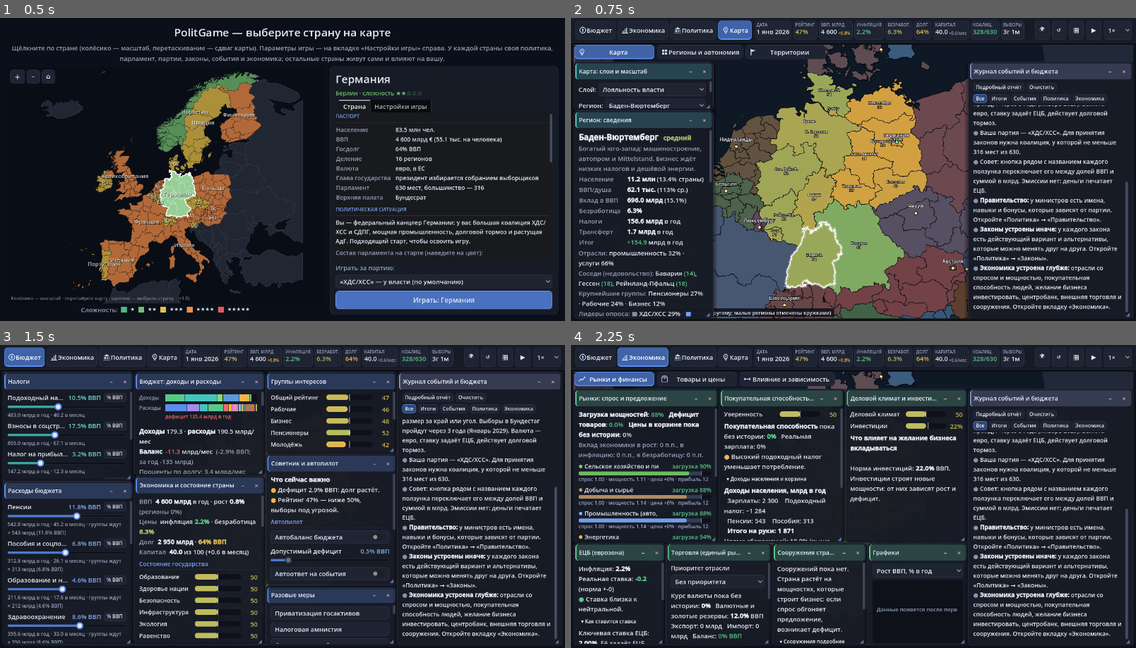
Above: before the commit, frames 1-4 (two rows, left to right).
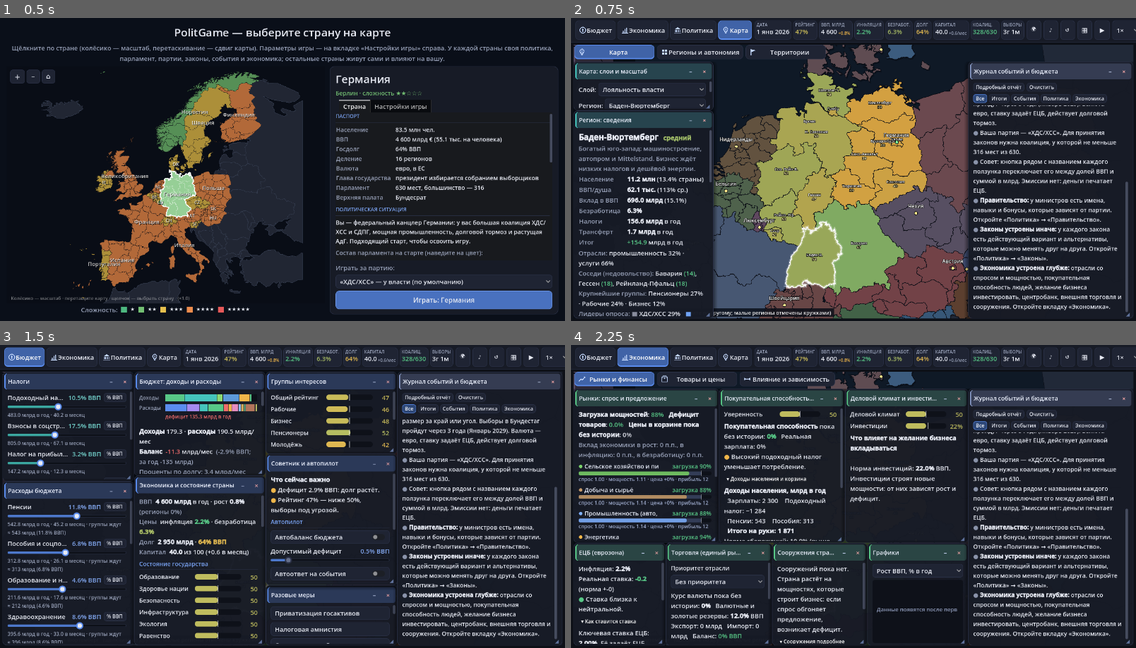
Above: after the commit, the same moments.

Repository: Maks46921/Myrep
Game: Godot game, scene res://main.tscn
Same seed, same stepped clock (60 frames per second), same inputs: the game is played once before the commit and once after it.
Inputs:
- Up to frame 1 (0.5 s): no input
- Up to frame 2 (0.75 s): click "Играть: Германия" at 0.5 s
- Up to frame 3 (1.5 s): click "Бюджет" at 1.25 s
- Up to frame 4 (2.25 s): click "Экономика" at 2 s

Frame 1 is identical in both runs. In frame 2, 0.1% of the frame differs, in the area x 80-100%, y 0-8%; in frame 3, 0.1%, in the area x 35-100%, y 0-25%; in frame 4, 0.1%.

Commit message:
v35: procedural music and sfx, audio settings

Diff:
--- a/main.gd
+++ b/main.gd
@@ -469,6 +469,12 @@
 	opt_choice(box, "Требования регионов", "Регионы с растущим недовольством сами выдвигают требования об автономии (их можно принять или отклонить). «Нет» — регионы молчат, всё решаете вы.", ["Нет", "Да"], clampi(int(game_opts["fedev"]), 0, 1), func(i: int) -> void: game_opts["fedev"] = i)
 	opt_choice(box, "Живая демография (религии, миграция)", "«Да» — религиозный состав и миграция меняются сами (рождаемос …(208 unchanged characters)…
 	opt_choice(box, "Давление партнёров", "Другие страны сами вводят пошлины, предлагают соглашения, поднимают цены на энергию и просят помощи.", ["Нет", "Да"], clampi(int(game_opts["exev"]), 0, 1), func(i: int) -> void: game_opts["exev"] = i)
+	opt_slider(box, "Громкость музыки", "Спокойная фоновая музыка. 0 — выключена. Свои треки (*.ogg) можно положить в папку audio/music проекта.", 0.0, 1.0, 0.05, float(game_opts.get("music", 0.45)), func(x: float) -> String: return "%.0f%%" % (x * 100.0), func(x: float) -> void:
+		game_opts["music"] = x
+		audio_apply_volume())
+	opt_slider(box, "Громкость звуков", "Тихие звуки интерфейса: события, выборы, принятые и проваленные законы.", 0.0, 1.0, 0.05, float(game_opts.get("sfx", 0.6)), func(x: float) -> String: return "%.0f%%" % (x * 100.0), func(x: float) -> void:
+		game_opts["sfx"] = x
+		audio_apply_volume())
 	opt_slider(box, "Стартовый политический капитал", "Запас капитала для коалиций, законов и действий в первый месяц.", 0.3, 3.0, 0.1, float(game_opts["cap"]), fmt_mult, func(x: float) -> void: game_opts["cap"] = x)
 	menu_title(box, "Воспроизводимость и интерфейс")
 	opt_row(box, "Зерно случайности", "Одно и то же число даёт одну и ту же последовательность случайных событий. Пусто — каждый раз по-разному.")
@@ -731,6 +737,7 @@
 		randomize()
 	set_anchors_and_offsets_preset(Control.PRESET_FULL_RECT)
 	theme = make_theme()
+	audio_init()
 	var win := get_window()
 	win.min_size = Vector2i(1340, 700)
 	if DisplayServer.get_name() != "headless":
--- a/scripts/logic/aiparty.gd
+++ b/scripts/logic/aiparty.gd
@@ -924,6 +924,7 @@
 	bills.erase(b)
 	if not ok:
 		log_tag("ЗАКОНОПРОЕКТ", COL_BAD, "законопроект «%s» провален в парламенте. Взнос потерян." % topic["name"])
+		sfx("bad")
 	refresh()
 
 
--- a/scripts/logic/coalition.gd
+++ b/scripts/logic/coalition.gd
@@ -442,6 +442,7 @@
 		conc[p] = float(conc.get(p, 0.0)) * 0.93
 		if cur < SAT_LEAVE:
 			remove_member(p)
+			sfx("bad")
 			warned[p] = false
 			log_line("[color=%s]%s вышла из правящей коалиции: довольство упало до %.0f (%s). Её министерства вернулись вашей партии.[/color]" % [COL_BAD, PARTY_NAMES[p], cur, sat_reason(p)])
 			continue
--- a/scripts/logic/events.gd
+++ b/scripts/logic/events.gd
@@ -133,6 +133,7 @@
 		log_tag("НАБЛЮДАТЕЛЬ", COL_TEAL, "%s — ИИ выбрал: «%s»." % [coal_text(String(current_event["t"])).replace("{r}", String(REGIONS[event_region]["name"]) if event_region >= 0 else ""), coal_text(String(current_event["o"][ai_i]["l"]))])
 		choose(ai_i)
 		return
+	sfx("event")
 	var text: String = String(current_event["t"])
 	if event_region >= 0:
 		text = text.replace("{r}", REGIONS[event_region]["name"])
--- a/scripts/logic/laws.gd
+++ b/scripts/logic/laws.gd
@@ -59,6 +59,10 @@
 
 func rid_of(tid: String) -> String:
 	return ""
+
+
+func sfx(name: String) -> void:
+	pass
 
 
 # --- конец заглушек ---
@@ -532,6 +536,8 @@
 	law_cd[tid] = 24 if is_fund(tid) else 12
 	radical_enact(tid, idx, old_rid0)
 	recompute_mods()
+	if vote_sponsor == 0:
+		sfx("good")
 	log_tag("ЗАКОН", COL_GOOD, "%s%s — «%s»: %s → [b]%s[/b] [color=%s](за %d, против %d; политкапитал -%.0f)[/color]. %s" % [
 		date_text(), "" if vote_sponsor == 0 else " (правительство «%s»)" % PARTY_NAMES[vote_sponsor], topic["name"], old_v["n"], new_v["n"], COL_DIM, v["yes"], v["no"], cost, new_v["d"]])
 	refresh()
--- a/scripts/state/state.gd
+++ b/scripts/state/state.gd
@@ -5,7 +5,7 @@
 static var pending_party := 0
 
 # Настройки новой игры (задаются в меню перед стартом и не меняются во время игры; переживают перезагрузку сцены)
-static var game_opts := {"agents": true, "k": 0, "seed": 0, "ev": 1.0, "news": 1.0, "econ": 1, "volat": 1.0, "cap": 1.0, "detail": false, "fedev": 1, "socev": 1, "exev": 1, "observer": false}
+static var game_opts := {"agents": true, "k": 0, "seed": 0, "ev": 1.0, "news": 1.0, "econ": 1, "volat": 1.0, "cap": 1.0, "detail": false, "fedev": 1, "socev": 1, "exev": 1, "observer": false, "music": 0.45, "sfx": 0.6}
 
 var ccode := "DE"
 var map_reg_pick: OptionButton = null   # список регионов в окне карты
@@ -484,6 +484,7 @@
 
 var neg_promise := false
 var coal_pie: PieChart = null
+var music_btn: Button = null
 var upper_rt: RichTextLabel = null   # v35: верхняя палата в окне парламента   # v35: круговая диаграмма влияния в коалиции
 
 var coal_head: RichTextLabel
--- a/scripts/ui/ui_core.gd
+++ b/scripts/ui/ui_core.gd
@@ -216,6 +216,8 @@
 
 
 func show_desk(i: int) -> void:
+	if current_desk != i:
+		sfx("click")
 	current_desk = i
 	if i == 1 or i == 3 or i == 4 or i == 6 or i == 11 or i == 12:
 		politics_page = i
@@ -283,7 +285,7 @@
 	make_chip(chip_row, "debt", "ДОЛГ", "Госдолг в процентах ВВП. Выше 150% — дефолт.")
 	make_chip(chip_row, "cap", "КАПИТАЛ", "Политический капитал: расходуется на законы, действия и переговоры.")
 	make_chip(chip_row, "coal", "КОАЛИЦ.", "Мест у вашей коалиции из %d. Для большинства нужно %d." % [SEATS, MAJORITY])
-	make_chip(chip_row, "elec", "ВЫБОРЫ", "Время до выборов в Бундестаг.")
+	make_chip(chip_row, "elec", "ВЫБОРЫ", "Время до следующих парламентских выборов.")
 	var cbtn := Button.new()
 	cbtn.theme_type_variation = "SmallButton"
 	cbtn.text = "🌍"
@@ -292,6 +294,14 @@
 	cbtn.focus_mode = Control.FOCUS_NONE
 	cbtn.pressed.connect(show_country_menu.bind(true))
 	hb.add_child(cbtn)
+	music_btn = Button.new()
+	music_btn.theme_type_variation = "SmallButton"
+	music_btn.text = "♪" if float(game_opts.get("music", 0.45)) > 0.001 else "🔇"
+	music_btn.custom_minimum_size = Vector2(34.0, 34.0)
+	music_btn.tooltip_text = "Музыка: включить или выключить. Громкость музыки и звуков — в настройках новой игры (кнопка 🌍 → «Настройки игры»)."
+	music_btn.focus_mode = Control.FOCUS_NONE
+	music_btn.pressed.connect(toggle_music)
+	hb.add_child(music_btn)
 	var rst := Button.new()
 	rst.theme_type_variation = "SmallButton"
 	rst.text = "↺"
@@ -1363,3 +1373,109 @@
 	if on:
 		auto_floor()
 	refresh()
+
+
+# ============================================================
+#  v35: МУЗЫКА И ЗВУКИ (спокойный эмбиент; свои *.ogg можно положить в audio/music/)
+# ============================================================
+var music_player: AudioStreamPlayer = null
+var sfx_players: Array = []
+var sfx_cache := {}
+var music_list: Array = []
+var music_idx := 0
+var sfx_last := {}
+
+
+func audio_ok() -> bool:
+	return DisplayServer.get_name() != "headless"
+
+
+func audio_load(path: String) -> AudioStream:
+	if ResourceLoader.exists(path):
+		var r = load(path)
+		if r is AudioStream:
+			return r
+	var gp := ProjectSettings.globalize_path(path)
+	if FileAccess.file_exists(gp) or FileAccess.file_exists(path):
+		return AudioStreamOggVorbis.load_from_file(gp if FileAccess.file_exists(gp) else path)
+	return null
+
+
+func audio_init() -> void:
+	if not audio_ok() or music_player != null:
+		return
+	music_player = AudioStreamPlayer.new()
+	music_player.name = "Music"
+	add_child(music_player)
+	music_player.finished.connect(music_next)
+	for i in 4:
+		var p := AudioStreamPlayer.new()
+		add_child(p)
+		sfx_players.append(p)
+	music_list.clear()
+	var d := DirAccess.open("res://audio/music")
+	if d != null:
+		for f in d.get_files():
+			var fs := String(f)
+			if fs.ends_with(".ogg"):
+				music_list.append("res://audio/music/" + fs)
+			elif fs.ends_with(".ogg.import"):
+				var base := fs.trim_suffix(".import")
+				if not music_list.has("res://audio/music/" + base):
+					music_list.append("res://audio/music/" + base)
+	music_list.sort()
+	music_idx = randi() % maxi(1, music_list.size())
+	audio_apply_volume()
+	music_next()
+
+
+func audio_apply_volume() -> void:
+	if music_player == null:
+		return
+	var mv: float = float(game_opts.get("music", 0.45))
+	music_player.volume_db = linear_to_db(maxf(0.0001, mv * 0.55))
+	music_player.stream_paused = mv <= 0.001
+	var sv: float = float(game_opts.get("sfx", 0.6))
+	for p in sfx_players:
+		(p as AudioStreamPlayer).volume_db = linear_to_db(maxf(0.0001, sv * 0.7))
+
+
+func music_next() -> void:
+	if music_player == null or music_list.is_empty():
+		return
+	var st := audio_load(String(music_list[music_idx % music_list.size()]))
+	music_idx += 1
+	if st == null:
+		return
+	if st is AudioStreamOggVorbis:
+		(st as AudioStreamOggVorbis).loop = false
+	music_player.stream = st
+	music_player.play()
+	music_player.stream_paused = float(game_opts.get("music", 0.45)) <= 0.001
+
+
+func sfx(name: String) -> void:
+	if sfx_players.is_empty() or float(game_opts.get("sfx", 0.6)) <= 0.001:
+		return
+	var now := Time.get_ticks_msec()
+	if now - int(sfx_last.get(name, -10000)) < 120:
+		return
+	sfx_last[name] = now
+	if not sfx_cache.has(name):
+		sfx_cache[name] = audio_load("res://audio/sfx/%s.ogg" % name)
+	var st: AudioStream = sfx_cache[name]
+	if st == null:
+		return
+	for p in sfx_players:
+		var ap2: AudioStreamPlayer = p
+		if not ap2.playing:
+			ap2.stream = st
+			ap2.play()
+			return
+
+
+func toggle_music() -> void:
+	game_opts["music"] = 0.0 if float(game_opts.get("music", 0.45)) > 0.001 else 0.45
+	audio_apply_volume()
+	if music_btn != null:
+		music_btn.text = "♪" if float(game_opts["music"]) > 0.001 else "🔇"
--- a/scripts/ui/ui_events.gd
+++ b/scripts/ui/ui_events.gd
@@ -2,6 +2,7 @@
 extends "res://scripts/ui/ui_pop.gd"
 
 func show_head_election(rep: Dictionary) -> void:
+	sfx("election")
 	election_open = true
 	elec_end = String(rep["end"])
 	el_view.visible = false
@@ -101,6 +102,7 @@
 
 
 func show_election(rep: Dictionary) -> void:
+	sfx("election")
 	election_open = true
 	elec_end = String(rep["end"])
 	var shares: Array = rep["shares"]
--- /dev/null
+++ b/tests/dev/audio.gd
@@ -0,0 +1,14 @@
+extends SceneTree
+# dev: загрузка музыки и звуков (запускать НЕ headless: xvfb + opengl3)
+func _init():
+	var g = load("res://main.gd").new()
+	root.add_child(g)
+	for i in 5: await process_frame
+	print("music files: ", g.music_list)
+	print("music playing: ", g.music_player != null and g.music_player.playing, " stream ", g.music_player.stream if g.music_player else null)
+	for n in ["click", "event", "election", "good", "bad"]:
+		var st = g.audio_load("res://audio/sfx/%s.ogg" % n)
+		print(n, " -> ", st, " len ", st.get_length() if st else -1)
+	g.sfx("event")
+	await create_timer(0.3).timeout
+	quit()
Not shown, added: audio/music/01_kabinet.ogg
Not shown, added: audio/music/02_sovet.ogg
Not shown, added: audio/music/03_vecher.ogg
Not shown, added: audio/sfx/bad.ogg
Not shown, added: audio/sfx/click.ogg
Not shown, added: audio/sfx/election.ogg
Not shown, added: audio/sfx/event.ogg
Not shown, added: audio/sfx/good.ogg
Not shown, added: audio/sfx/tick.ogg
Not shown, added: tools/gen_audio.py
